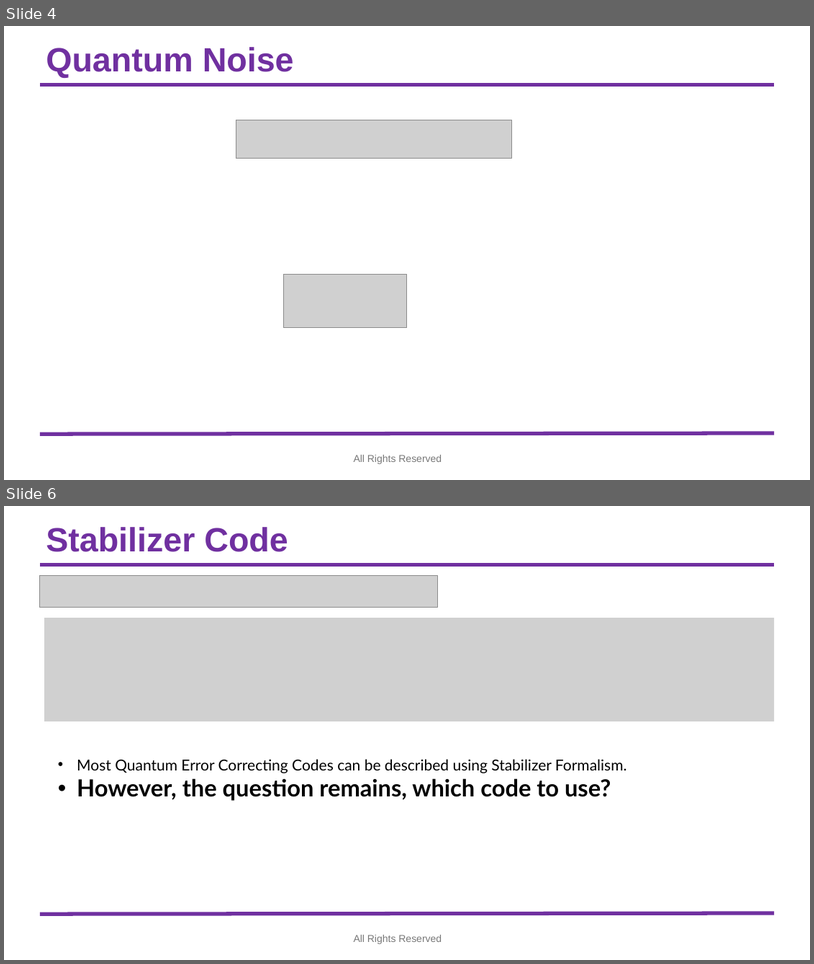
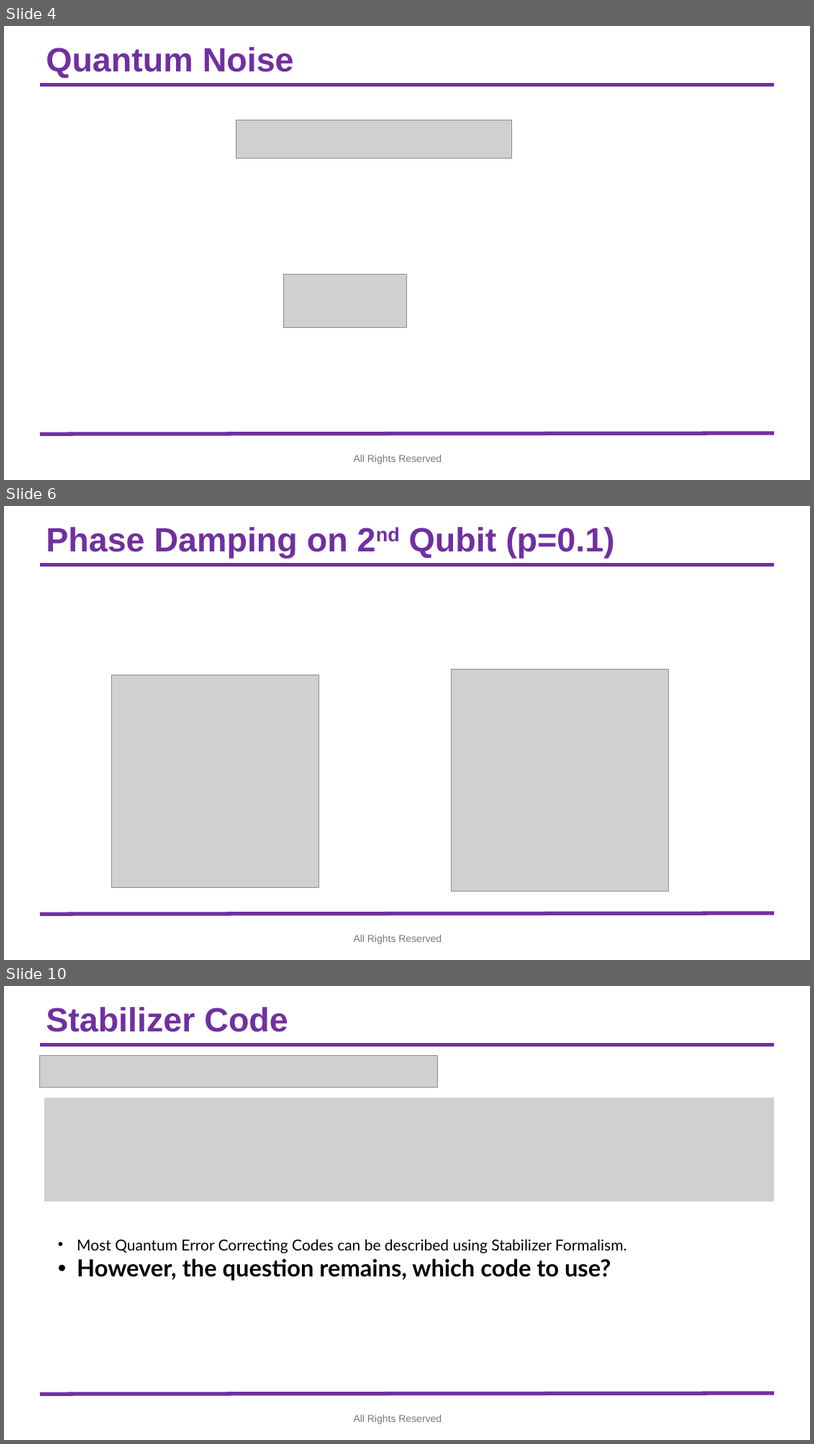
Before and after one commit to syedshubha/QNET25_Shubha, a slide deck: Teleportation_Fidelity.pptx. Shown one above the other, each under a label of ours: slides 4 and 6 before the commit, slides 4, 6 and 10 after it; the slides between them are not shown. The pictures are 814x964 and 814x1444 pixels, drawn with LibreOffice and Linux fonts; fonts in the diff are those of the drawing; grey boxes stand for pictures; background and template pictures are left out. Boxes give left, top, right and bottom in pixels: in the first picture for what was removed or moved away, otherwise in the second. Text is boxed around its words. In the diff, an @@ line names an element or a change of style, - is before the commit and + after.

```diff
--- a/Teleportation_Fidelity.pptx
+++ b/Teleportation_Fidelity.pptx
@@ slide 6 added at (4, 506, 810, 960), background #FFFFFF; not listed: 2 template elements that a slide beside it also shows @@
@@ title added at (46, 527, 615, 558), 40 pt, text #7030A0, bold @@
+Phase Damping on 2nd Qubit (p=0.1)
@@ picture added at (112, 674, 319, 887) @@
@@ picture added at (452, 669, 669, 891) @@
@@ text added at (354, 934, 442, 944), 12 pt, text #797979 @@
+All Rights Reserved
@@ what was slide 6 is now slide 10 @@
```
Also in this commit, not shown: 4 slides changed, 5 other slides added.
